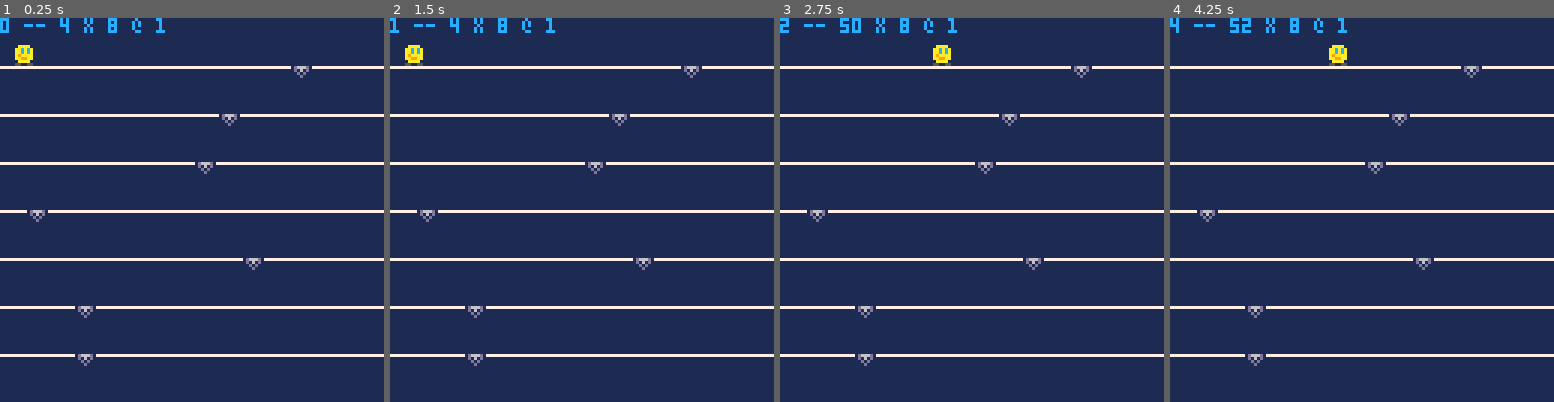
Above: before the commit, frames 1-4 (left to right).
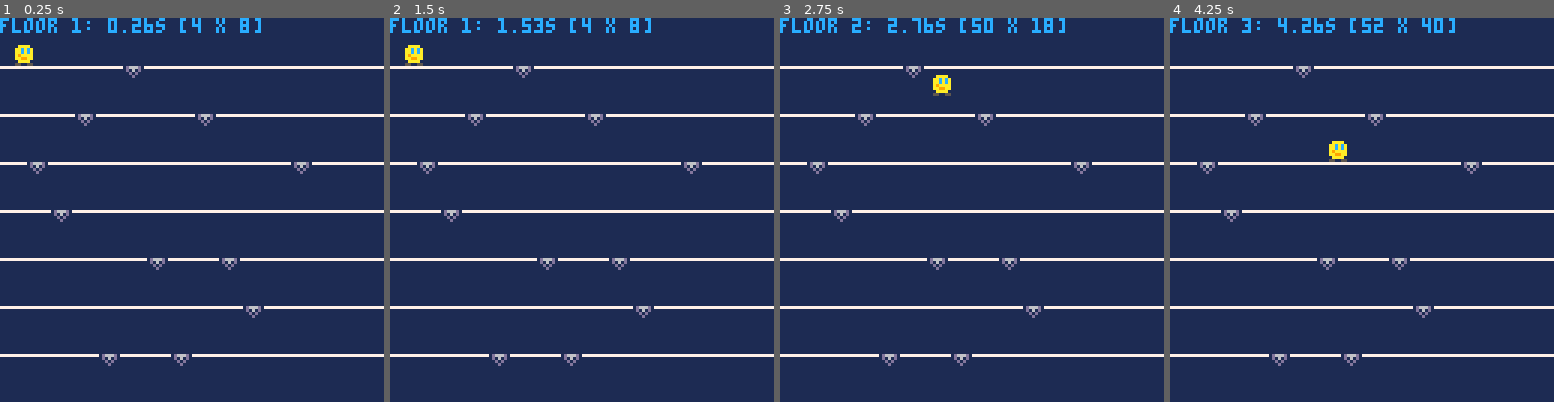
Above: after the commit, the same moments.

Repository: broquaint/pico8-carts
Game: PICO-8 cartridge firstone.p8
Same seed, same stepped clock (60 frames per second), same inputs: the game is played once before the commit and once after it.
Inputs:
- Up to frame 1 (0.25 s): no input
- Up to frame 2 (1.5 s): no input
- Up to frame 3 (2.75 s): hold Right 1.6-2.1 s; hold Up 2.15-2.42 s; hold Right from 2.47 s (still down)
- Up to frame 4 (4.25 s): release Right at 3.03 s; hold Left 3.08-3.58 s; hold Right from 4.02 s (still down)

The runs differ from the first frame. In frame 1, 2.3% of the frame differs, in the area x 0-82%, y 0-91%; in frame 2, 2.4%; in frame 3, 3.0%; in frame 4, 3.0%.

Commit message:
Gaps and times
There is now 1 or 2 gaps per floor which shouldn't repeat across
floors. The time is also tracked per run. Approaching gamehood.

Diff:
--- a/firstone.p8
+++ b/firstone.p8
@@ -6,12 +6,14 @@
 
 x = 4
 y = 8
-level = 1
+floor = 1
 jumping = false
 falling = false
 facing = 4
 dy = 0
 begin = t()
+gamestate = 'running'
+lvldone = nil
 
 function jump()
    if(dy > 0) then
@@ -63,12 +65,17 @@
       sfx(0)
    end
 
-   local curgap = gapset[level] or {-1,-1}
-   if(not jumping and not falling and x > curgap[1] and x < curgap[2]) then
-      falling = true
-      dy = 0.5
-      level += 1
-      sfx(1)
+
+   if(not jumping and not falling) then
+      for gap in all(gapset[floor] or {{-1,-1}}) do
+         if(x > gap[1] and x < gap[2]) then
+            falling = true
+            dy = 0.5
+            floor += 1
+            sfx(1)
+            break
+         end
+      end
    end
 
    if (jumping and not falling) then
@@ -76,6 +83,11 @@
    end
    if (falling and not jumping) then
       fall()
+   end
+
+   if(y == 120) then
+      gamestate = 'end of level'
+      if(lvldone == nil) lvldone = t()
    end
 end
 
@@ -85,24 +97,60 @@
    for iy=1,7 do
       local liney = iy * 16
       line(0, liney, 128, liney, 7)
-      local gap=gapset[iy]
-      line(gap[1], liney, gap[2] - 1, liney, 1)
-      spr(2, gap[1], liney)
+
+      for gap in all(gapset[iy]) do
+         line(gap[1], liney, gap[2] - 1, liney, 1)
+         spr(2, gap[1], liney)
+      end
    end
 
    spr(facing, x, y)
-   print(flr(t() - begin) .. " -- " .. x .. " x " .. y .. " @ " .. level, 0, 0, 12)
+
+   local lvltime = nil
+   local msg = ''
+   if(gamestate == 'running') then
+      lvltime = nice_time(t() - begin)
+      msg = 'floor ' .. floor
+   else
+      lvltime = nice_time(lvldone - begin)
+      msg = 'completed'
+   end
+
+   print(msg .. ': '.. lvltime .. 's [' .. x .. " x " .. y .. ']', 0, 0, 12)
+end
+
+function nice_time(inms)
+   local sec = flr(inms)
+   local ms = flr(inms * 100 % 100)
+   return sec .. '.' .. ms
+end
+
+function copy_table(tbl)
+   local ret = {}
+   for i,v in pairs(tbl) do
+      ret[i] = v
+   end
+   return ret
 end
 
 gapset={}
 function _init()
-   print("hi")
-   local gaps={
+   local default_gaps={
       {8,16}, {16,24}, {24,32}, {32,40}, {40,48}, {48,56}, {56,64}, {64,72},
       {72,80}, {80,88}, {88,96}, {96,104}, {104,112}
    }
+   local gaps = copy_table(default_gaps)
    for iy=1,7 do
-      gapset[iy] = gaps[flr(rnd(#gaps))+1]
+      local gapcount = flr(rnd(2)) + 1
+      gapset[iy]={}
+      for idx=1,gapcount do
+         -- Remove gaps so they aren't repeated across floors.
+         local gap = deli(gaps, flr(rnd(#gaps))+1)
+         gapset[iy][idx] = gap
+         if(#gaps == 0) then
+            gaps = copy_table(default_gaps)
+         end
+      end
    end
 
 end
